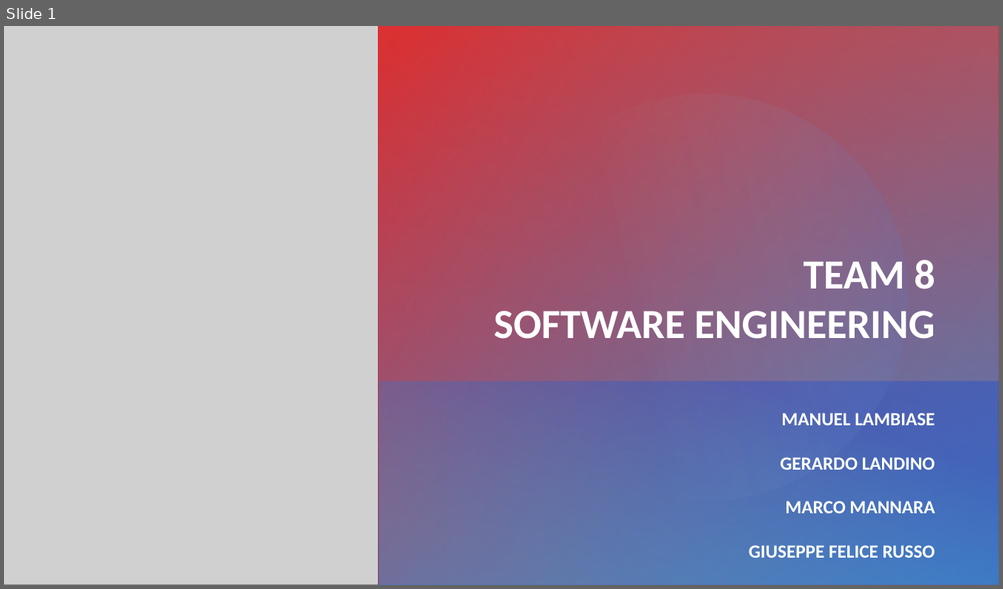
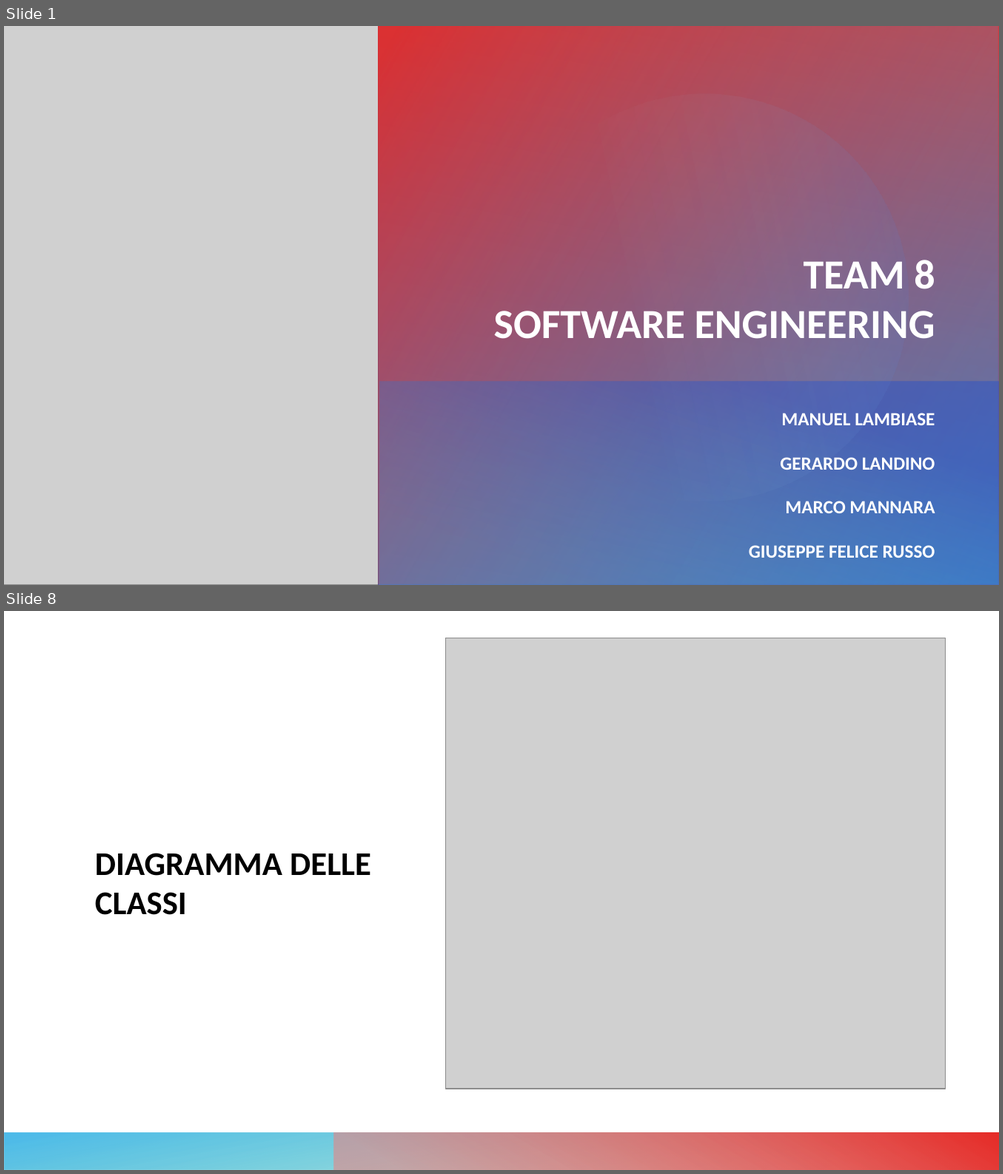
Before and after one commit to giuseppefrusso/Team8SE, a slide deck: Team 8.pptx. Shown one above the other, each under a label of ours: slide 1 before the commit, slides 1 and 8 after it; the slides between them are not shown. The pictures are 1003x589 and 1003x1174 pixels, drawn with LibreOffice and Linux fonts; fonts in the diff are those of the drawing; grey boxes stand for pictures. Boxes give left, top, right and bottom in pixels: in the first picture for what was removed or moved away, otherwise in the second. Text is boxed around its words. In the diff, an @@ line names an element or a change of style, - is before the commit and + after.

```diff
--- a/Team 8.pptx
+++ b/Team 8.pptx
@@ slide 8 added at [4, 611, 999, 1170], background #FFFFFF; not listed: 2 template elements that a slide beside it also shows @@
@@ picture added at [446, 638, 945, 1089] @@
@@ title added at [95, 853, 371, 915], 32 pt, text #000000, bold @@
+DIAGRAMMA DELLE CLASSI
```
Also in this commit, not shown: 1 slide changed, 6 other slides added, 14 slides removed.
